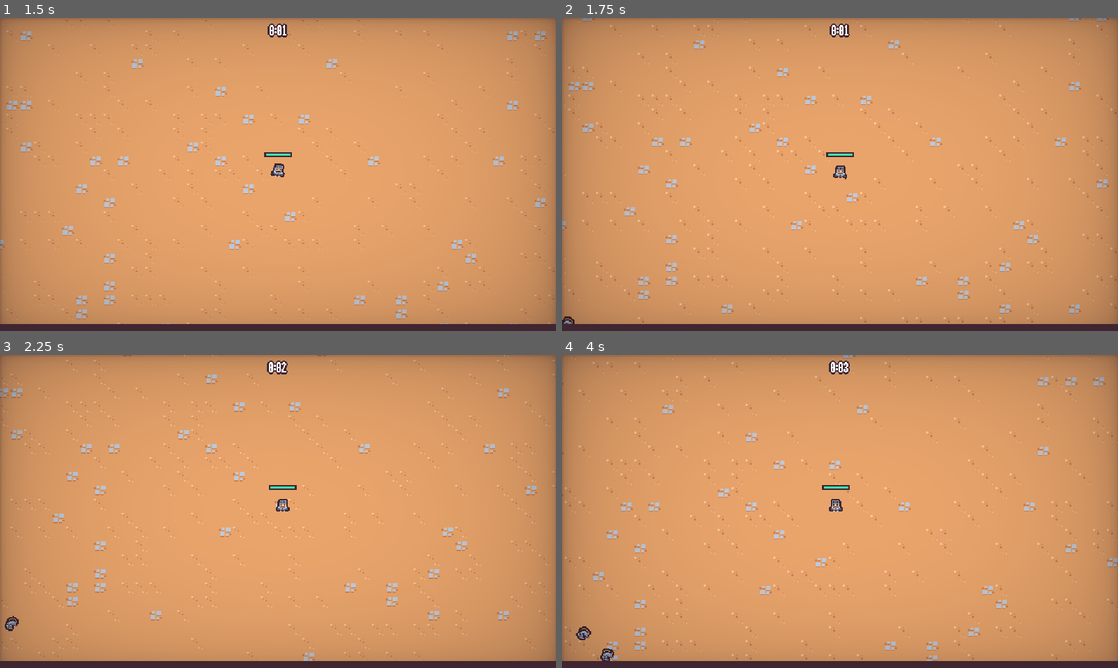
Above: before the commit, frames 1-4 (two rows, left to right).
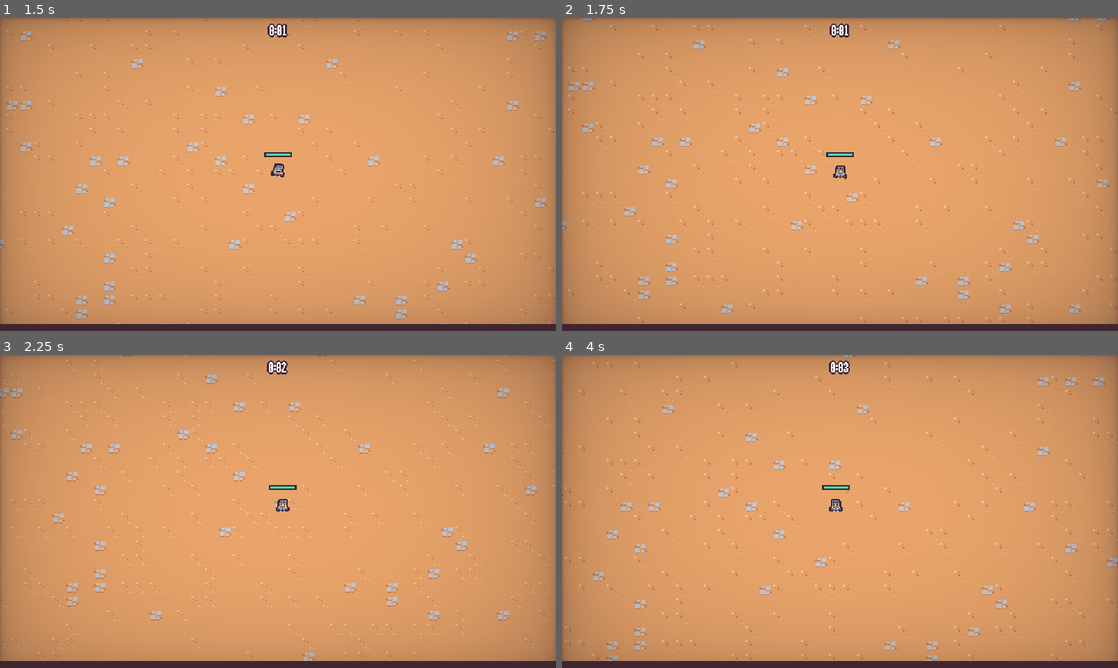
Above: after the commit, the same moments.

Repository: gerthao/SurvivorsGame
Game: Godot game, scene res://scenes/main/main.tscn
Same seed, same stepped clock (60 frames per second), same inputs: the game is played once before the commit and once after it.
Inputs (mouse positions are in pixels of both pictures, inside the frame that each line leads up to):
- Up to frame 1 (1.5 s): move the mouse to (400, 158) at 0.52 s; press the mouse at (400, 158) at 0.53 s; hold D (move_right) 0.53-1.28 s; move the mouse to (166, 190) at 1.27 s; release the mouse at (166, 190) at 1.28 s; hold S (move_down) from 1.28 s (still down); click (166, 190) at 1.35 s
- Up to frame 2 (1.75 s): keep holding S (move_down)
- Up to frame 3 (2.25 s): move the mouse to (333, 442) at 2.02 s; release S (move_down) at 2.03 s; press the mouse at (333, 442) at 2.03 s; hold D (move_right) from 2.03 s (still down)
- Up to frame 4 (4 s): move the mouse to (812, 574) at 2.77 s; release D (move_right) at 2.78 s; release the mouse at (812, 574) at 2.78 s; hold W (move_up) 2.78-3.53 s; click (812, 574) at 2.85 s; move the mouse to (1006, 558) at 3.52 s; press the mouse at (1006, 558) at 3.53 s; hold A (move_left) from 3.53 s (still down)

Frame 1 is identical in both runs. In frame 2, less than 0.1% of the frame differs, in the area x 0-3%, y 95-98%; in frame 3, less than 0.1%; in frame 4, 0.2%, in the area x 2-10%, y 86-98%.
Error after the commit: Invalid operands 'Vector2' and 'int' in operator '+'. (res://scenes/manager/enemy_manager/enemy_manager.gd:35)

Commit message:
modify meta menu for scrolling, connecting to main menu.  fix spawning issues where enemies can spawn inside walls.  change scrollbar theme.  remove screen transition for now since it is not working.

Diff:
--- a/resources/theme/theme.tres
+++ b/resources/theme/theme.tres
@@ -14,6 +14,14 @@
 texture_margin_right = 1.0
 texture_margin_bottom = 1.0
 region_rect = Rect2(18, 2, 12, 12)
+
+[sub_resource type="StyleBoxTexture" id="StyleBoxTexture_8axt2"]
+texture = ExtResource("1_qx8cq")
+texture_margin_left = 3.0
+texture_margin_top = 3.0
+texture_margin_right = 3.0
+texture_margin_bottom = 3.54052
+region_rect = Rect2(19, 3, 10, 10)
 
 [sub_resource type="StyleBoxEmpty" id="StyleBoxEmpty_l1i5b"]
 
@@ -81,6 +89,37 @@
 [sub_resource type="StyleBoxFlat" id="StyleBoxFlat_p1gq1"]
 bg_color = Color(0.247059, 0.14902, 0.192157, 1)
 
+[sub_resource type="StyleBoxFlat" id="StyleBoxFlat_trcbx"]
+bg_color = Color(0.996078, 0.682353, 0.203922, 1)
+border_width_left = 2
+border_width_top = 2
+border_width_right = 2
+border_width_bottom = 2
+border_color = Color(0.8, 0.8, 0.8, 0)
+
+[sub_resource type="StyleBoxFlat" id="StyleBoxFlat_ihwno"]
+bg_color = Color(0.996078, 0.682353, 0.203922, 1)
+border_width_left = 2
+border_width_top = 2
+border_width_right = 2
+border_width_bottom = 2
+border_color = Color(0.8, 0.8, 0.8, 0)
+
+[sub_resource type="StyleBoxFlat" id="StyleBoxFlat_fxjav"]
+bg_color = Color(0.996078, 0.682353, 0.203922, 1)
+border_width_left = 2
+border_width_top = 2
+border_width_right = 2
+border_width_bottom = 2
+border_color = Color(0.8, 0.8, 0.8, 0)
+
+[sub_resource type="StyleBoxFlat" id="StyleBoxFlat_hgq2x"]
+content_margin_left = 4.0
+content_margin_top = 0.0
+content_margin_right = 4.0
+content_margin_bottom = 0.0
+bg_color = Color(0.247059, 0.14902, 0.192157, 1)
+
 [resource]
 default_font = ExtResource("1_j3lmn")
 default_font_size = 16
@@ -93,9 +132,11 @@
 BlueOutlineLabel/constants/shadow_offset_x = 0
 BlueOutlineLabel/constants/shadow_offset_y = 0
 Button/colors/font_color = Color(0.247059, 0.14902, 0.192157, 1)
+Button/colors/font_disabled_color = Color(0.545098, 0.607843, 0.705882, 1)
 Button/colors/font_focus_color = Color(0.247059, 0.14902, 0.192157, 1)
 Button/colors/font_hover_color = Color(0.741176, 0.423529, 0.290196, 1)
 Button/colors/font_pressed_color = Color(0.247059, 0.14902, 0.192157, 1)
+Button/styles/disabled = SubResource("StyleBoxTexture_8axt2")
 Button/styles/focus = SubResource("StyleBoxEmpty_l1i5b")
 Button/styles/hover = SubResource("StyleBoxTexture_qpuum")
 Button/styles/normal = SubResource("StyleBoxTexture_2e41a")
@@ -108,3 +149,7 @@
 Label/constants/line_spacing = 0
 PanelContainer/styles/panel = SubResource("StyleBoxTexture_436u3")
 ProgressBar/styles/background = SubResource("StyleBoxFlat_p1gq1")
+VScrollBar/styles/grabber = SubResource("StyleBoxFlat_trcbx")
+VScrollBar/styles/grabber_highlight = SubResource("StyleBoxFlat_ihwno")
+VScrollBar/styles/grabber_pressed = SubResource("StyleBoxFlat_fxjav")
+VScrollBar/styles/scroll = SubResource("StyleBoxFlat_hgq2x")
--- a/scenes/autoload/meta_progression/meta_progression.gd
+++ b/scenes/autoload/meta_progression/meta_progression.gd
@@ -25,6 +25,40 @@
 
 func get_upgrades() -> Dictionary:
 	return save_data[UPGRADES]
+
+
+func empty_upgrade() -> Dictionary:
+	return { QUANTITY: 0 }
+
+
+
+func find_upgrade(key: Variant) -> Optional:
+	var upgrades = get_upgrades()
+	if upgrades.has[key]:
+		return Optional.new(upgrades[key])
+	return Optional.new(null)
+
+
+func find_upgrade2(keys: Array[Variant]) -> Optional:
+	var upgrades = get_upgrades()
+	var result   = null
+
+	for key in keys:
+		if upgrades is Dictionary && upgrades.has[key]:
+			upgrades = upgrades[key]
+			result   = upgrades[key]
+		else:
+			return Optional.new(null)
+
+	return Optional.new(result)
+
+
+func get_upgrade_quantity(id: String) -> int:
+	return Optional.new(save_data) \
+		.map(func(sd: Dictionary): return sd.get(UPGRADES)) \
+		.map(func(u: Dictionary): return u.get(id)) \
+		.map(func(u: Dictionary): return u.get(QUANTITY)) \
+		.get_or_else(0) as int
 
 
 func purchase_upgrade(upgrade: MetaUpgrade) -> void:
--- a/scenes/autoload/music_player/music_player.tscn
+++ b/scenes/autoload/music_player/music_player.tscn
@@ -1,7 +1,7 @@
-[gd_scene load_steps=3 format=3 uid="uid://becyqe6h20qaq"]
+[gd_scene load_steps=3 format=3 uid="uid://dadpq7rwem2mp"]
 
 [ext_resource type="AudioStream" uid="uid://c5wvge8mtly0b" path="res://assets/audio/Hear+What+They+Say.mp3" id="1_lpayy"]
-[ext_resource type="Script" path="res://MusicPlayer.gd" id="1_wlryt"]
+[ext_resource type="Script" path="res://scenes/autoload/music_player/music_player.gd" id="2_owt0u"]
 
 [node name="MusicPlayer" type="AudioStreamPlayer"]
 process_mode = 3
@@ -9,6 +9,6 @@
 volume_db = -20.0
 autoplay = true
 bus = &"music"
-script = ExtResource("1_wlryt")
+script = ExtResource("2_owt0u")
 
 [node name="Timer" type="Timer" parent="."]
--- a/scenes/game_object/basic_enemy/basic_enemy.gd
+++ b/scenes/game_object/basic_enemy/basic_enemy.gd
@@ -8,6 +8,7 @@
 @onready var visuals: Node2D                       = $Visuals
 @onready var sprite: Sprite2D                      = $Visuals/Sprite2D
 @onready var animation_player: AnimationPlayer     = $AnimationPlayer
+@onready var collision_shape_2d: CollisionShape2D  = $CollisionShape2D
 
 @onready var sprite_texture: Texture2D = [
 	preload("res://scenes/game_object/basic_enemy/basic_enemy_1.png"),
@@ -26,6 +27,10 @@
 	update_sprite(velocity_component.velocity)
 
 
+func get_collision_size() -> int:
+	return (collision_shape_2d.shape as CircleShape2D).radius * 4
+
+
 func update_sprite(direction: Vector2) -> void:
 	if direction == Vector2.ZERO:
 		animation_player.play("RESET")
--- a/scenes/game_object/basic_enemy/basic_enemy.tscn
+++ b/scenes/game_object/basic_enemy/basic_enemy.tscn
@@ -126,7 +126,6 @@
 texture = ExtResource("5_skhmp")
 
 [node name="HurtboxComponent" parent="." node_paths=PackedStringArray("health_component") instance=ExtResource("4_6gwpn")]
-visible = false
 health_component = NodePath("../HealthComponent")
 
 [node name="CollisionShape2D" type="CollisionShape2D" parent="HurtboxComponent"]
@@ -134,7 +133,6 @@
 shape = SubResource("CircleShape2D_5mb1d")
 
 [node name="CollisionShape2D" type="CollisionShape2D" parent="."]
-visible = false
 position = Vector2(0, -5)
 shape = SubResource("CircleShape2D_7e04v")
 
--- a/scenes/game_object/wizard_enemy/wizard_enemy.gd
+++ b/scenes/game_object/wizard_enemy/wizard_enemy.gd
@@ -5,6 +5,7 @@
 @onready var visuals: Node2D                       = $Visuals
 @onready var sprite: Sprite2D                      = $Visuals/Sprite2D
 @onready var animation_player: AnimationPlayer     = $AnimationPlayer
+@onready var collision_shape_2d: CollisionShape2D  = $CollisionShape2D
 
 var is_moving: bool = false
 
@@ -30,3 +31,7 @@
 
 func set_is_moving(moving: bool) -> void:
 	is_moving = moving
+
+
+func get_collision_size() -> int:
+	return (collision_shape_2d.shape as CircleShape2D).radius * 4
--- a/scenes/game_object/wizard_enemy/wizard_enemy.tscn
+++ b/scenes/game_object/wizard_enemy/wizard_enemy.tscn
@@ -148,12 +148,10 @@
 health_component = NodePath("../HealthComponent")
 
 [node name="CollisionShape2D" type="CollisionShape2D" parent="HurtboxComponent"]
-visible = false
 position = Vector2(0, -7)
 shape = SubResource("CircleShape2D_w7sv4")
 
 [node name="CollisionShape2D" type="CollisionShape2D" parent="."]
-visible = false
 position = Vector2(0, -5)
 shape = SubResource("CircleShape2D_45kh6")
 
--- a/scenes/manager/enemy_manager/enemy_manager.gd
+++ b/scenes/manager/enemy_manager/enemy_manager.gd
@@ -26,13 +26,13 @@
 	player_util.with_player(self, spawn_enemy)
 
 
-func get_spawn_position(player: Node2D) -> Vector2:
+func get_spawn_position(player: Node2D, enemy: Node2D) -> Vector2:
 	var spawn_position   = Vector2.ZERO
 	var random_direction = Vector2.RIGHT.rotated(randf_range(0, TAU))
 
 	for i in 4:
 		spawn_position       = player.global_position + (random_direction * SPAWN_RADIUS)
-		var query_parameters = PhysicsRayQueryParameters2D.create(player.global_position, spawn_position, 1 << 0)
+		var query_parameters = PhysicsRayQueryParameters2D.create(player.global_position, spawn_position + enemy.get_collision_size(), 1 << 0)
 		var collisions       = get_tree().root.world_2d.direct_space_state.intersect_ray(query_parameters)
 
 		if collisions.is_empty():
@@ -47,7 +47,7 @@
 	Optional.for_all_yield([get_entities_layer(), enemy_table.pick_item()]).call(func(el: Node2D, es: PackedScene):
 		var enemy = es.instantiate() as Node2D
 		el.add_child(enemy)
-		enemy.global_position = get_spawn_position(player)
+		enemy.global_position = get_spawn_position(player, enemy)
 	)
 
 
--- a/scenes/ui/ability_upgrade_card/ability_upgrade_card.tscn
+++ b/scenes/ui/ability_upgrade_card/ability_upgrade_card.tscn
@@ -250,7 +250,7 @@
 [node name="AbilityUpgradeCard" type="PanelContainer" groups=["upgrade_card"]]
 custom_minimum_size = Vector2(120, 150)
 offset_right = 150.0
-offset_bottom = 150.0
+offset_bottom = 167.0
 pivot_offset = Vector2(75, 75)
 mouse_default_cursor_shape = 2
 script = ExtResource("1_vc2l1")
--- a/scenes/ui/end_screen/end_screen.gd
+++ b/scenes/ui/end_screen/end_screen.gd
@@ -6,14 +6,14 @@
 @onready var panel_container       = $%PanelContainer
 @onready var title_label           = %TitleLabel
 @onready var description_label     = %DescriptionLabel
-@onready var restart_button        = %RestartButton
+@onready var continue_button       = %ContinueButton
 @onready var quit_button           = %QuitButton
 
 
 func _ready():
 	initialize_panel()
 	get_tree().paused = true
-	restart_button.pressed.connect(on_restart_pressed)
+	continue_button.pressed.connect(on_continue_pressed)
 	quit_button.pressed.connect(on_quit_pressed)
 
 
@@ -45,11 +45,11 @@
 	defeat_stream_player.play_random()
 
 
-func on_restart_pressed() -> void:
+func on_continue_pressed() -> void:
 	get_tree().paused = false
 	get_tree().change_scene_to_file("res://scenes/main/main.tscn")
 
 
 func on_quit_pressed() -> void:
+	get_tree().change_scene_to_file("res://scenes/ui/main_menu/main_menu.tscn")
 	get_tree().paused = false
-	get_tree().change_scene_to_file("res://scenes/ui/main_menu/main_menu.tscn")
--- a/scenes/ui/end_screen/end_screen.tscn
+++ b/scenes/ui/end_screen/end_screen.tscn
@@ -130,12 +130,12 @@
 [node name="ButtonGroup" type="VBoxContainer" parent="MarginContainer/PanelContainer/MarginContainer/VBoxContainer"]
 layout_mode = 2
 
-[node name="RestartButton" parent="MarginContainer/PanelContainer/MarginContainer/VBoxContainer/ButtonGroup" instance=ExtResource("2_mfpi4")]
+[node name="ContinueButton" parent="MarginContainer/PanelContainer/MarginContainer/VBoxContainer/ButtonGroup" instance=ExtResource("2_mfpi4")]
 unique_name_in_owner = true
 layout_mode = 2
-text = "Restart"
+text = "Continue"
 
 [node name="QuitButton" parent="MarginContainer/PanelContainer/MarginContainer/VBoxContainer/ButtonGroup" instance=ExtResource("2_mfpi4")]
 unique_name_in_owner = true
 layout_mode = 2
-text = "Menu"
+text = "Quit to Menu"
--- a/scenes/ui/main_menu/main_menu.gd
+++ b/scenes/ui/main_menu/main_menu.gd
@@ -1,38 +1,43 @@
 extends CanvasLayer
 class_name MainMenu
 
-@onready var play_button    = %PlayButton
-@onready var options_button = %OptionsButton
-@onready var quit_button    = %QuitButton
+@onready var play_button     = %PlayButton
+@onready var options_button  = %OptionsButton
+@onready var quit_button     = %QuitButton
+@onready var upgrades_button = %UpgradesButton
 
 var options_scence = preload("res://scenes/ui/options_menu/options_menu.tscn")
 
 
 func _ready():
 	play_button.pressed.connect(on_play_pressed)
+	upgrades_button.pressed.connect(on_upgrades_pressed)
 	options_button.pressed.connect(on_options_pressed)
 	quit_button.pressed.connect(on_quit_pressed)
 
 
 func on_play_pressed() -> void:
-	ScreenTransition.transition()
-	await ScreenTransition.transitioned_halfway
+	#ScreenTransition.transition()
+	#await ScreenTransition.transitioned_halfway
 	get_tree().change_scene_to_file("res://scenes/main/main.tscn")
 
 
+func on_upgrades_pressed() -> void:
+	#ScreenTransition.transition()
+	#await ScreenTransition.transitioned_halfway
+	get_tree().change_scene_to_file("res://scenes/ui/meta_menu/meta_menu.tscn")
+
+
 func on_options_pressed() -> void:
-	ScreenTransition.transition()
-	await ScreenTransition.transitioned_halfway
+	#ScreenTransition.transition()
+	#await ScreenTransition.transitioned_halfway
 	var options = options_scence.instantiate() as OptionsMenu
 	add_child(options)
 	options.back_pressed.connect(on_options_closed.bind(options))
 
 
-
-
 func on_quit_pressed() -> void:
-	ScreenTransition.with_transition(Callable(get_tree().quit))
-
+	get_tree().quit()
 
 
 func on_options_closed(options: OptionsMenu) -> void:
--- a/scenes/ui/main_menu/main_menu.tscn
+++ b/scenes/ui/main_menu/main_menu.tscn
@@ -48,6 +48,11 @@
 layout_mode = 2
 text = "Play"
 
+[node name="UpgradesButton" parent="MarginContainer/PanelContainer/MarginContainer/VBoxContainer" instance=ExtResource("3_dk2c2")]
+unique_name_in_owner = true
+layout_mode = 2
+text = "Upgrades"
+
 [node name="OptionsButton" parent="MarginContainer/PanelContainer/MarginContainer/VBoxContainer" instance=ExtResource("3_dk2c2")]
 unique_name_in_owner = true
 layout_mode = 2
--- a/scenes/ui/meta_menu/meta_menu.gd
+++ b/scenes/ui/meta_menu/meta_menu.gd
@@ -1,7 +1,8 @@
 extends CanvasLayer
 
 @export var upgrades: Array[MetaUpgrade] = []
-@onready var grid_container = $MarginContainer/GridContainer
+@onready var upgrade_container = %UpgradeContainer
+@onready var back_button = %BackButton
 
 var meta_upgrade_card_scence = preload("res://scenes/ui/meta_upgrade_card/meta_upgrade_card.tscn")
 
@@ -9,5 +10,10 @@
 func _ready():
 	for upgrade in upgrades:
 		var meta_upgrade_card = meta_upgrade_card_scence.instantiate() as MetaUpgradeCard
-		grid_container.add_child(meta_upgrade_card)
+		upgrade_container.add_child(meta_upgrade_card)
 		meta_upgrade_card.set_upgrade(upgrade)
+	back_button.pressed.connect(on_back_pressed)
+
+
+func on_back_pressed() -> void:
+	get_tree().change_scene_to_file("res://scenes/ui/main_menu/main_menu.tscn")
--- a/scenes/ui/meta_menu/meta_menu.tscn
+++ b/scenes/ui/meta_menu/meta_menu.tscn
@@ -1,9 +1,11 @@
-[gd_scene load_steps=5 format=3 uid="uid://brndw62wxnbj0"]
+[gd_scene load_steps=7 format=3 uid="uid://brndw62wxnbj0"]
 
 [ext_resource type="TileSet" uid="uid://bd6l0gut4122y" path="res://resources/tileset.tres" id="1_1dfjh"]
 [ext_resource type="Script" path="res://scenes/ui/meta_menu/meta_menu.gd" id="1_817oi"]
 [ext_resource type="Resource" uid="uid://4tqsg6petcwl" path="res://resources/meta_upgrades/experience_gain.tres" id="2_ikw5u"]
 [ext_resource type="PackedScene" uid="uid://xwt0os1gw6fx" path="res://resources/vignette/vignette.tscn" id="2_tbxid"]
+[ext_resource type="PackedScene" uid="uid://bgooo7fj7sv68" path="res://scenes/ui/meta_upgrade_card/meta_upgrade_card.tscn" id="5_8fcwp"]
+[ext_resource type="PackedScene" uid="uid://c5c1kc7p8p6bf" path="res://scenes/ui/sound_button/sound_button.tscn" id="5_rkvee"]
 
 [node name="MetaMenu" type="CanvasLayer"]
 script = ExtResource("1_817oi")
@@ -15,16 +17,71 @@
 layer_0/tile_data = PackedInt32Array(917543, 0, 4, 852007, 0, 4, 786471, 0, 4, 720935, 0, 4, 655399, 0, 4, 589863, 0, 4 …(145845 unchanged characters)…
 
 [node name="MarginContainer" type="MarginContainer" parent="."]
-offset_right = 40.0
-offset_bottom = 40.0
+anchors_preset = 10
+anchor_right = 1.0
+offset_bottom = 43.0
+grow_horizontal = 2
+theme_override_constants/margin_left = 49
+theme_override_constants/margin_top = 20
+theme_override_constants/margin_right = 49
+theme_override_constants/margin_bottom = 10
+
+[node name="HSplitContainer" type="HSplitContainer" parent="MarginContainer"]
+layout_mode = 2
+dragger_visibility = 2
+
+[node name="Label" type="Label" parent="MarginContainer/HSplitContainer"]
+layout_mode = 2
+theme_type_variation = &"BlueOutlineLabel"
+theme_override_font_sizes/font_size = 24
+text = "Upgrades"
+
+[node name="BackButton" parent="MarginContainer/HSplitContainer" instance=ExtResource("5_rkvee")]
+unique_name_in_owner = true
+custom_minimum_size = Vector2(80, 0)
+layout_mode = 2
+size_flags_horizontal = 8
+size_flags_vertical = 8
+text = "Back"
+
+[node name="ScrollContainer" type="ScrollContainer" parent="."]
+anchors_preset = 15
+anchor_right = 1.0
+anchor_bottom = 1.0
+offset_top = 53.0
+grow_horizontal = 2
+grow_vertical = 2
+
+[node name="MarginContainer" type="MarginContainer" parent="ScrollContainer"]
+layout_mode = 2
+size_flags_vertical = 8
 theme_override_constants/margin_left = 49
 theme_override_constants/margin_top = 16
 theme_override_constants/margin_right = 49
 theme_override_constants/margin_bottom = 16
 
-[node name="GridContainer" type="GridContainer" parent="MarginContainer"]
+[node name="VBoxContainer" type="VBoxContainer" parent="ScrollContainer/MarginContainer"]
+layout_mode = 2
+theme_override_constants/separation = 16
+
+[node name="UpgradeContainer" type="GridContainer" parent="ScrollContainer/MarginContainer/VBoxContainer"]
+unique_name_in_owner = true
 layout_mode = 2
 theme_override_constants/h_separation = 16
 columns = 3
 
+[node name="MetaUpgradeCard" parent="ScrollContainer/MarginContainer/VBoxContainer/UpgradeContainer" instance=ExtResource("5_8fcwp")]
+layout_mode = 2
+
+[node name="MetaUpgradeCard2" parent="ScrollContainer/MarginContainer/VBoxContainer/UpgradeContainer" instance=ExtResource("5_8fcwp")]
+layout_mode = 2
+
+[node name="MetaUpgradeCard3" parent="ScrollContainer/MarginContainer/VBoxContainer/UpgradeContainer" instance=ExtResource("5_8fcwp")]
+layout_mode = 2
+
+[node name="MetaUpgradeCard4" parent="ScrollContainer/MarginContainer/VBoxContainer/UpgradeContainer" instance=ExtResource("5_8fcwp")]
+layout_mode = 2
+
 [node name="Vignette" parent="." instance=ExtResource("2_tbxid")]
+layer = 2
+visible = false
--- a/scenes/ui/meta_upgrade_card/meta_upgrade_card.gd
+++ b/scenes/ui/meta_upgrade_card/meta_upgrade_card.gd
@@ -7,6 +7,8 @@
 @onready var progress_bar: ProgressBar         = %ProgressBar
 @onready var purchase_button: Button           = %PurchaseButton
 @onready var progress_label: Label             = %ProgressLabel
+@onready var count_label: Label                = %CountLabel
+
 
 var upgrade: MetaUpgrade
 
@@ -30,12 +32,21 @@
 	if upgrade == null:
 		return
 
-	var currency             = MetaProgression.get_upgrade_currency()
-	var percent              = currency / upgrade.experience_cost
+	var current_quantity: int = MetaProgression.get_upgrades() \
+		.get(upgrade.id, MetaProgression.empty_upgrade()) \
+		.get(MetaProgression.QUANTITY, 0)
+
+	var is_maxed_out         = current_quantity >= upgrade.max_quantity
+	var currency: float      = MetaProgression.get_upgrade_currency() as float
+	var percent: float       = currency / upgrade.experience_cost
 	percent                  = min(percent, 1)
 	progress_bar.value       = percent
-	purchase_button.disabled = percent < 1
+	purchase_button.disabled = percent < 1 || is_maxed_out
+	if is_maxed_out:
+		purchase_button.text = "Max"
 	progress_label.text      = "%s/%s" % [currency, upgrade.experience_cost]
+	count_label.text         = "x%d" % current_quantity
+
 
 
 func on_purchase():
--- a/scenes/ui/meta_upgrade_card/meta_upgrade_card.tscn
+++ b/scenes/ui/meta_upgrade_card/meta_upgrade_card.tscn
@@ -248,7 +248,7 @@
 [node name="MetaUpgradeCard" type="PanelContainer" groups=["meta_upgrade_card"]]
 custom_minimum_size = Vector2(170, 0)
 offset_right = 170.0
-offset_bottom = 176.0
+offset_bottom = 185.0
 pivot_offset = Vector2(85, 84)
 mouse_default_cursor_shape = 2
 script = ExtResource("1_7sxhm")
@@ -300,12 +300,28 @@
 mouse_filter = 2
 theme_override_constants/separation = 2
 
+[node name="HSplitContainer2" type="HSplitContainer" parent="MarginContainer/VBoxContainer/VBoxContainer"]
+layout_mode = 2
+
+[node name="Label2" type="Label" parent="MarginContainer/VBoxContainer/VBoxContainer/HSplitContainer2"]
+layout_mode = 2
+theme_type_variation = &"BlueOutlineLabel"
+text = "Count"
+
+[node name="CountLabel" type="Label" parent="MarginContainer/VBoxContainer/VBoxContainer/HSplitContainer2"]
+unique_name_in_owner = true
+layout_mode = 2
+size_flags_horizontal = 8
+theme_type_variation = &"BlueOutlineLabel"
+text = "x0"
+
 [node name="HSplitContainer" type="HSplitContainer" parent="MarginContainer/VBoxContainer/VBoxContainer"]
 layout_mode = 2
 mouse_filter = 2
 
 [node name="TextureRect" type="TextureRect" parent="MarginContainer/VBoxContainer/VBoxContainer/HSplitContainer"]
 layout_mode = 2
+size_flags_horizontal = 0
 mouse_filter = 2
 texture = ExtResource("13_k158f")
 
Not shown: 1 places in resources/theme/theme.tres that only renumber resources
Renamed: MusicPlayer.gd -> scenes/autoload/music_player/music_player.gd
Not shown: 2 places in scenes/game_object/basic_enemy/basic_enemy.tscn that only renumber resources
Not shown: 2 places in scenes/game_object/wizard_enemy/wizard_enemy.tscn that only renumber resources
